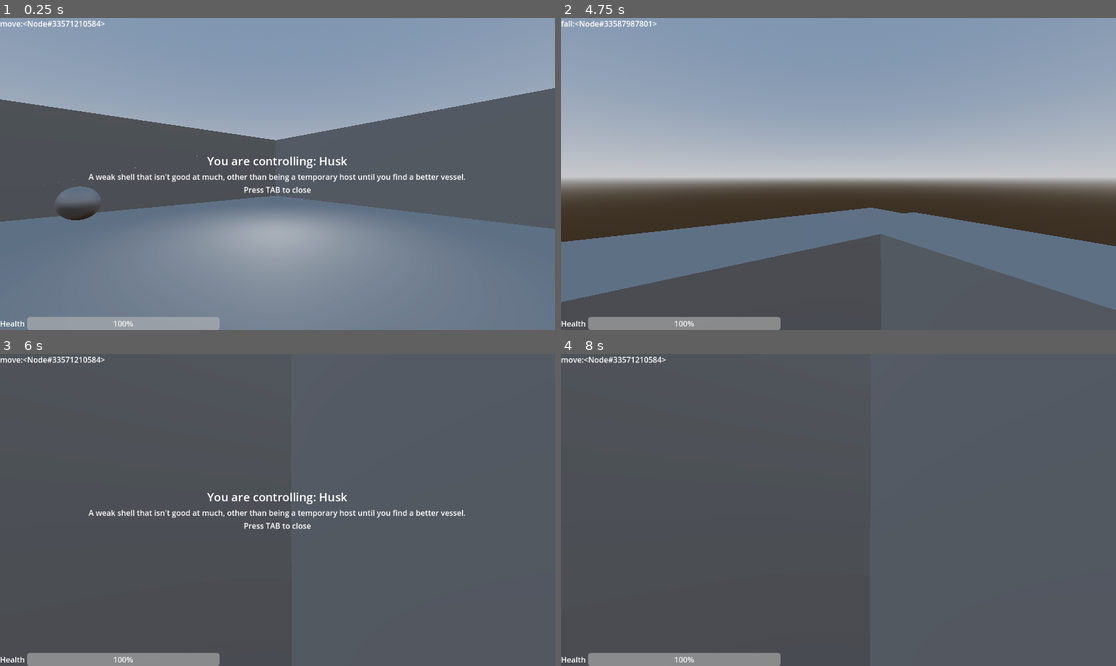
Above: before the commit, frames 1-4 (two rows, left to right).
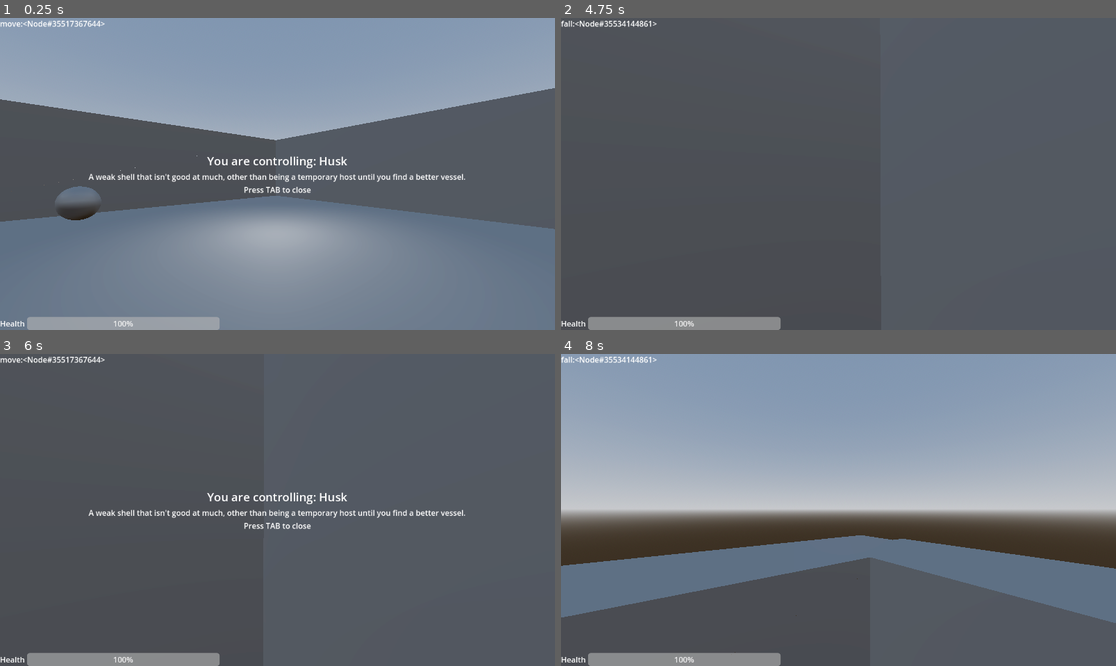
Above: after the commit, the same moments.

Repository: city-high-rider/soulswap
Game: Godot game, scene res://test_level.tscn
The game is run twice, just before and just after one commit, with the same random seed, the same clock (stepped at 60 frames per second) and the same inputs.
Inputs (mouse positions are in pixels of both pictures, inside the frame that each line leads up to):
- Up to frame 1 (0.25 s): no input
- Up to frame 2 (4.75 s): move the mouse to (866, 174) at 0.52 s; hold W (forward) from 0.53 s (still down); tap F (possess) at 0.6, 2.1, 3.6 s; tap Space (jump) at 0.77, 1.52, 3.02, 3.77, 4.52 s; move the mouse to (810, 174) at 1.27 s; tap Tab (toggle_info) at 1.35, 2.85, 4.35 s; move the mouse to (849, 167) at 2.02 s; tap Enter at 2.75 s; move the mouse to (832, 180) at 2.77 s; move the mouse to (877, 177) at 3.52 s; move the mouse to (794, 170) at 4.27 s
- Up to frame 3 (6 s): move the mouse to (283, 510) at 5.02 s; tap F (possess) at 5.1 s; move the mouse to (255, 503) at 5.77 s; release W (forward) at 5.78 s; hold D (right) from 5.78 s (still down); tap Tab (toggle_info) at 5.85 s
- Up to frame 4 (8 s): tap Space (jump) at 6.02, 6.77, 7.52 s; move the mouse to (866, 510) at 6.52 s; release D (right) at 6.53 s; hold W (forward) from 6.53 s (still down); tap F (possess) at 6.6 s; move the mouse to (810, 510) at 7.27 s; tap Tab (toggle_info) at 7.35 s

The runs differ from the first frame. In frame 1, less than 0.1% of the frame differs, in the area x 10-18%, y 0-3%; in frame 2, 79%, in the area x 0-100%, y 0-94%; in frame 3, less than 0.1%; in frame 4, 74%.

Commit message:
add ai that strafes around player

Diff:
--- a/components/states/ai_states/Pursue.gd
+++ b/components/states/ai_states/Pursue.gd
@@ -1,4 +1,5 @@
 extends AiState
+class_name AiPursuitState
 # This is a state that just makes the enemy beeline towards the player.
 
 # Link to the navigation agent that we are using.
--- /dev/null
+++ b/components/states/ai_states/roller_strafe.gd
@@ -0,0 +1,35 @@
+extends AiState
+# This strafe state will circle around a point, until the target gets too far away.
+
+# How long (roughly) until we change strafe direction?
+@export var change_direction_time : float = 1
+
+# Which pursuit state should we revert back to if the target is out of range?
+@export var pursuit_state : AiState
+
+# How far away can the player get before we start chasing them again?
+@export var break_strafe_distance : float = 5
+
+# Who's our target?
+var target : Shell
+
+# which direction are we currently strafing? Either 1 or -1.
+var current_strafe_direction : int = 1
+
+# How long until we change direction?
+var time_until_change_direction : float = change_direction_time
+
+func enter() -> void:
+	target = PlayerInfo.current_player_shell
+
+func handle_physics(delta: float) -> void:
+	time_until_change_direction -= delta
+	if time_until_change_direction <= 0:
+		time_until_change_direction = change_direction_time
+		current_strafe_direction *= -1
+
+	user.mouse_direction = look_towards_y(target.global_transform.origin, rad_to_deg(PI/2), delta)
+	user.input_direction = Vector2(current_strafe_direction, 0)
+
+	if user.global_transform.origin.distance_to(target.global_transform.origin) > break_strafe_distance:
+		state_machine.switch_state(pursuit_state)
--- /dev/null
+++ b/components/states/ai_states/roller_strafe_pursue.gd
@@ -0,0 +1,21 @@
+extends AiPursuitState
+
+# This is much like the pursuit state, but we strafe around the player when we get close.
+
+# Path to the strafing state:
+@export var strafe_state : AiState
+
+# How close do we have to get to the player (in meters) before we start strafing?
+@export var strafe_distance_m : float = 4
+
+func enter() -> void:
+	nav_agent.target_desired_distance = strafe_distance_m
+
+func handle_physics(delta: float) -> void:
+	super(delta)
+	# This is sort of a hack, because navigation agent isn't calling the function
+	if user.global_transform.origin.distance_to(target.global_transform.origin) <= strafe_distance_m:
+		_on_navigation_agent_3d_target_reached()
+
+func _on_navigation_agent_3d_target_reached():
+	state_machine.switch_state(strafe_state)
--- /dev/null
+++ b/ghosts/roller_ghost_strafe.tscn
@@ -0,0 +1,27 @@
+[gd_scene load_steps=5 format=3 uid="uid://bqsvtustc0gp6"]
+
+[ext_resource type="Script" path="res://ghosts/roller_ai.gd" id="1_t5bcj"]
+[ext_resource type="Script" path="res://components/states/state_machine.gd" id="2_sg0ts"]
+[ext_resource type="Script" path="res://components/states/ai_states/roller_strafe_pursue.gd" id="3_68i45"]
+[ext_resource type="Script" path="res://components/states/ai_states/roller_strafe.gd" id="4_eq8wl"]
+
+[node name="RollerGhost" type="Node3D" node_paths=PackedStringArray("state_machine")]
+script = ExtResource("1_t5bcj")
+state_machine = NodePath("StateMachine")
+
+[node name="NavigationAgent3D" type="NavigationAgent3D" parent="."]
+
+[node name="StateMachine" type="Node" parent="." node_paths=PackedStringArray("initial_state")]
+script = ExtResource("2_sg0ts")
+initial_state = NodePath("Pursue")
+
+[node name="Pursue" type="Node" parent="StateMachine" node_paths=PackedStringArray("strafe_state", "nav_agent")]
+script = ExtResource("3_68i45")
+strafe_state = NodePath("../Strafe")
+nav_agent = NodePath("../../NavigationAgent3D")
+
+[node name="Strafe" type="Node" parent="StateMachine" node_paths=PackedStringArray("pursuit_state")]
+script = ExtResource("4_eq8wl")
+pursuit_state = NodePath("../Pursue")
+
+[connection signal="target_reached" from="NavigationAgent3D" to="StateMachine/Pursue" method="_on_navigation_agent_3d_target_reached"]
--- a/test_level.tscn
+++ b/test_level.tscn
@@ -1,10 +1,11 @@
-[gd_scene load_steps=11 format=3 uid="uid://cuna3v5lattg1"]
+[gd_scene load_steps=12 format=3 uid="uid://cuna3v5lattg1"]
 
 [ext_resource type="PackedScene" uid="uid://bb3ty1kswqumk" path="res://shells/player_body.tscn" id="1_0ans4"]
 [ext_resource type="PackedScene" uid="uid://danr4y7gq7sch" path="res://ghosts/player_ghost.tscn" id="2_6lav1"]
 [ext_resource type="PackedScene" uid="uid://cviymy0k6qspe" path="res://ghosts/roller_ghost.tscn" id="2_cw06x"]
 [ext_resource type="PackedScene" uid="uid://djmr5rbqoq33n" path="res://shells/roller_body.tscn" id="4_kohc7"]
 [ext_resource type="PackedScene" uid="uid://cht1nvmsvv4nx" path="res://interactive/popup_area.tscn" id="5_rnba8"]
+[ext_resource type="PackedScene" uid="uid://bqsvtustc0gp6" path="res://ghosts/roller_ghost_strafe.tscn" id="5_yqtay"]
 
 [sub_resource type="ProceduralSkyMaterial" id="ProceduralSkyMaterial_obdej"]
 sky_horizon_color = Color(0.64625, 0.65575, 0.67075, 1)
@@ -110,9 +111,11 @@
 
 [node name="Roller" parent="." node_paths=PackedStringArray("ghost") instance=ExtResource("4_kohc7")]
 transform = Transform3D(0.258819, 0, -0.965926, 0, 1, 0, 0.965926, 0, 0.258819, -4.38906, 1.17479, 3.98114)
-ghost = NodePath("RollerGhost")
+ghost = NodePath("RollerGhost2")
 
 [node name="RollerGhost" parent="Roller" instance=ExtResource("2_cw06x")]
+
+[node name="RollerGhost2" parent="Roller" instance=ExtResource("5_yqtay")]
 
 [node name="PopupArea" parent="." instance=ExtResource("5_rnba8")]
 transform = Transform3D(1, 0, 0, 0, 1, 0, 0, 0, 1, 0, 0.730784, 2.29698)
